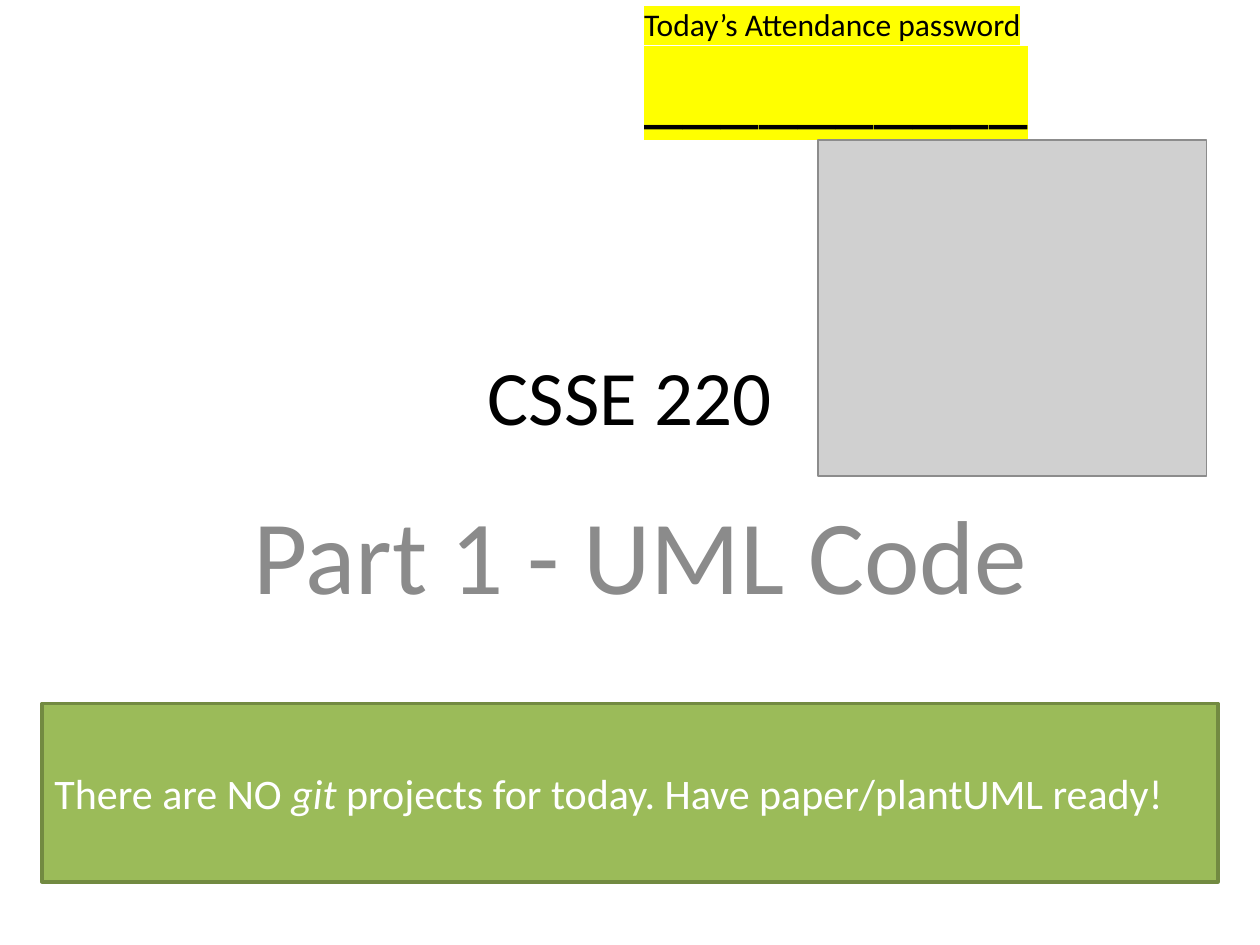
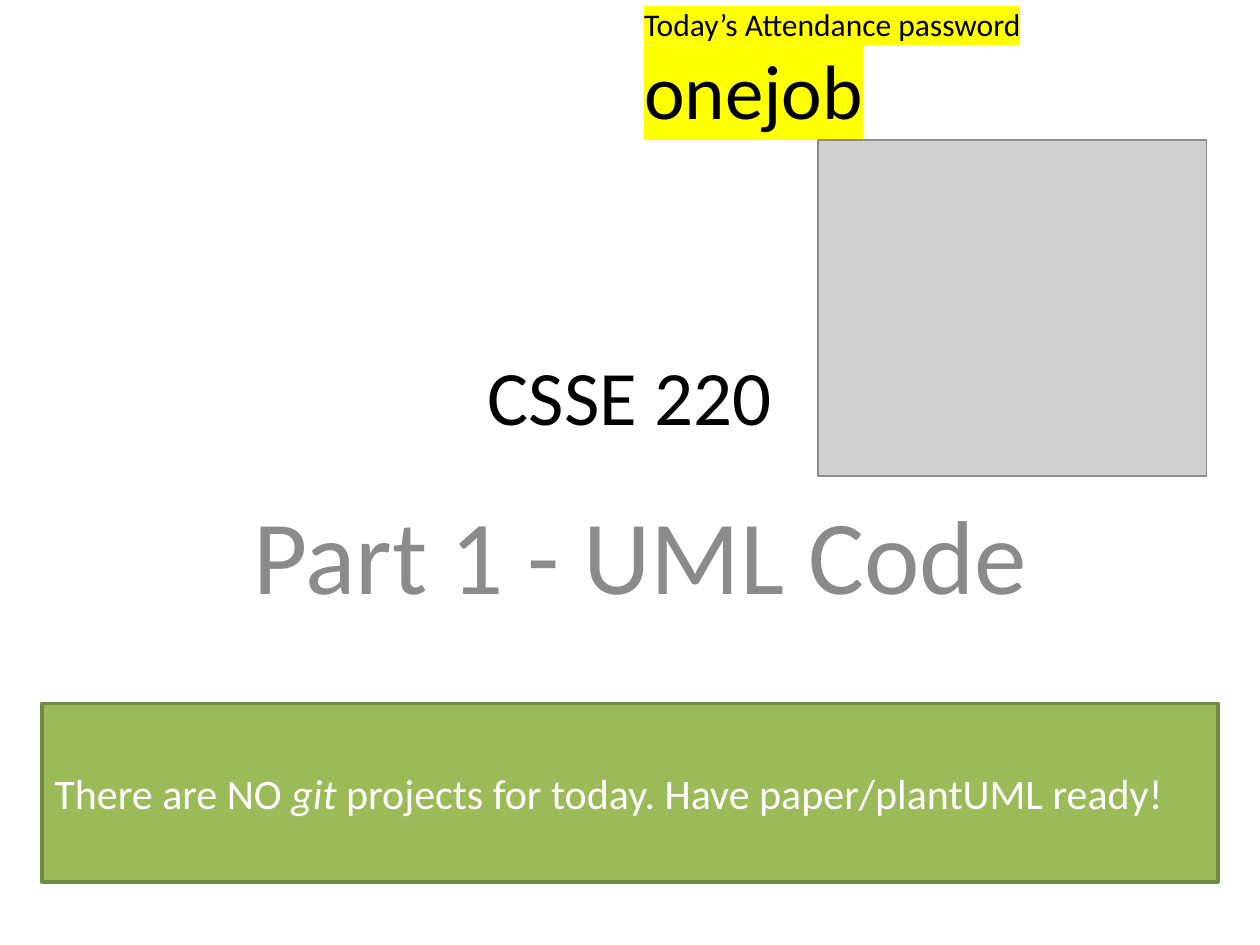
Before and after one commit to RHIT-CSSE/csse220, a slide deck: slide 1 of ClassMaterials/Encapsulation/Slides/Part1-UML-Code.pptx. Drawn at 1260x945 pixels with LibreOffice and Linux fonts; fonts in the diff are those of the drawing; grey boxes stand for pictures. Boxes give left, top, right and bottom in pixels: in the first picture for what was removed or moved away, otherwise in the second. Text is boxed around its words. In the diff, an @@ line names an element or a change of style, - is before the commit and + after.

Commit message:
split up slides into chunks

```diff
--- a/ClassMaterials/Encapsulation/Slides/Part1-UML-Code.pptx
+++ b/ClassMaterials/Encapsulation/Slides/Part1-UML-Code.pptx
@@ text at (644, 65, 863, 133): text changed @@
-__________
+onejob
```
Also in this commit, not shown: 4 other files.
